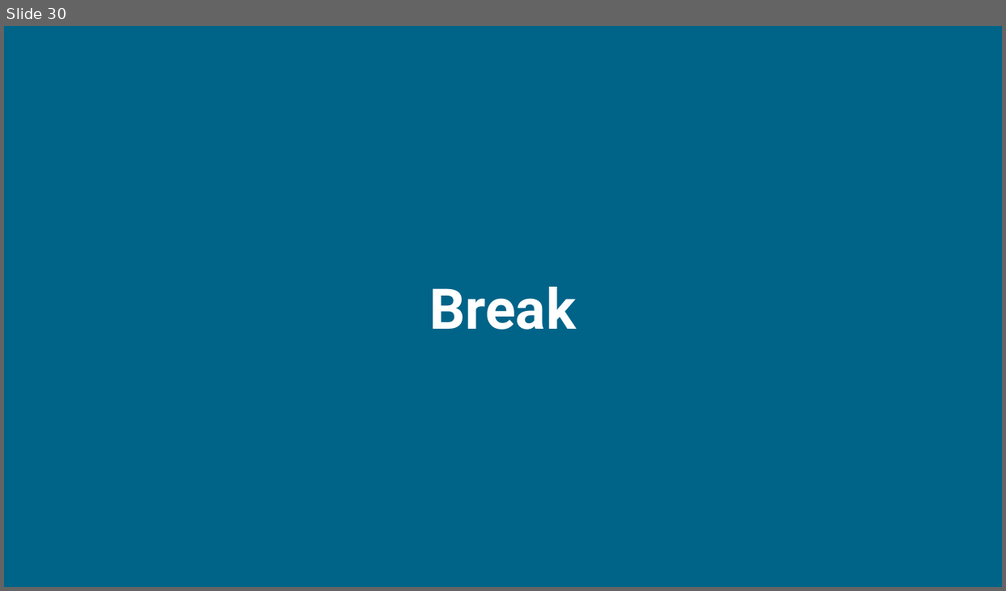
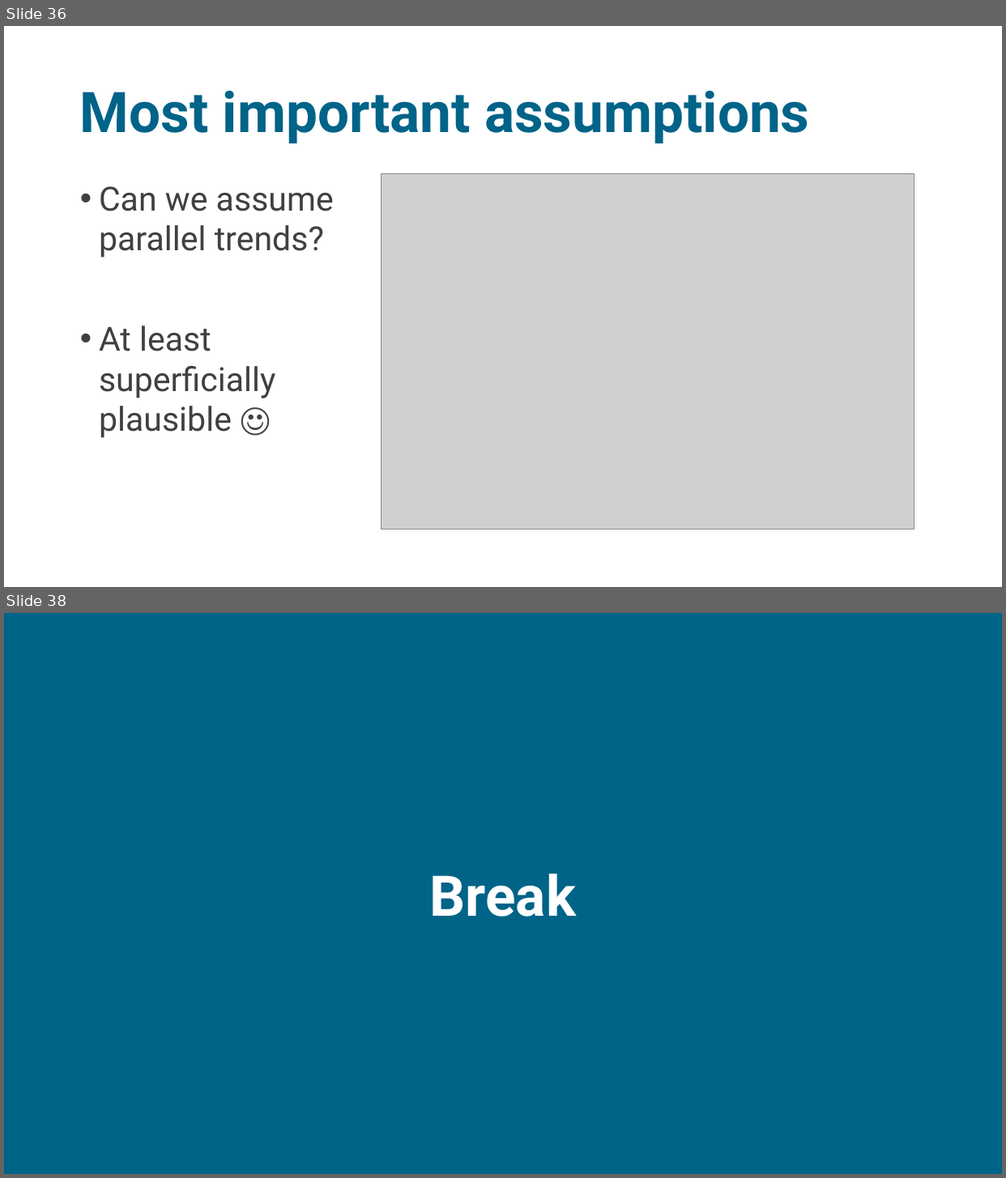
Before and after one commit to sodascience/workshop_causal_impact_assessment, a slide deck: lectures/01_introduction/intro_2.pptx. Shown one above the other, each under a label of ours: slide 30 before the commit, slides 36 and 38 after it; the slides between them are not shown. The pictures are 1006x591 and 1006x1178 pixels, drawn with LibreOffice and Linux fonts; fonts in the diff are those of the drawing; grey boxes stand for pictures. Boxes give left, top, right and bottom in pixels: in the first picture for what was removed or moved away, otherwise in the second. Text is boxed around its words. In the diff, an @@ line names an element or a change of style, - is before the commit and + after.

```diff
--- a/lectures/01_introduction/intro_2.pptx
+++ b/lectures/01_introduction/intro_2.pptx
@@ slide 36 added at (4, 26, 1002, 587), background #FFFFFF @@
@@ title added at (80, 91, 809, 143), 54 pt, text #006388, bold @@
+Most important assumptions
@@ text added at (99, 186, 334, 438), 32 pt, text #404040 @@
+• Can we assume parallel trends?
+• At least superficially plausible ☺
@@ picture added at (381, 174, 914, 530) @@
@@ what was slide 30 is now slide 38 @@
```
Also in this commit, not shown: 1 slide changed, 35 other slides added, 28 slides removed, 6 other files.
